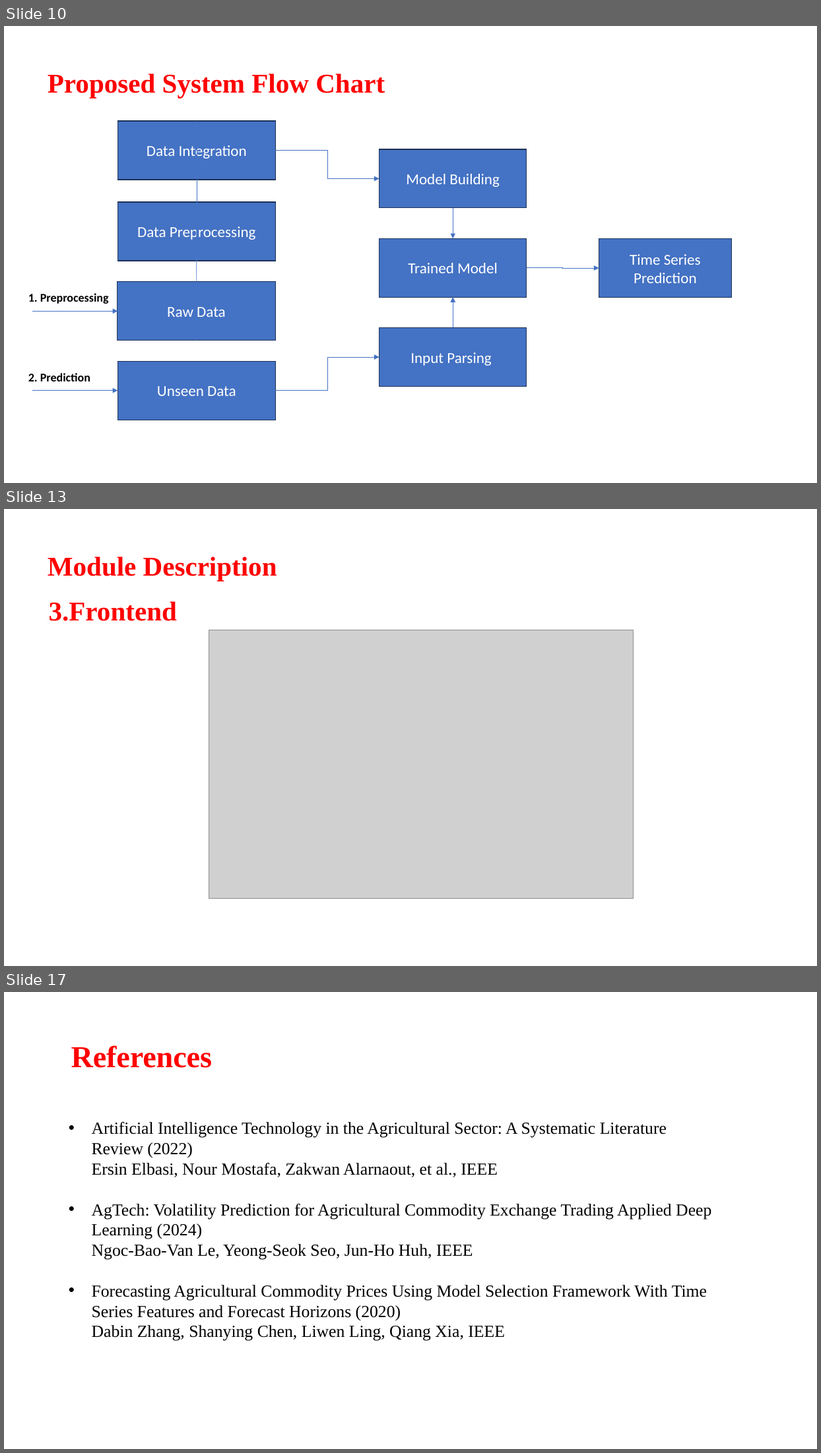
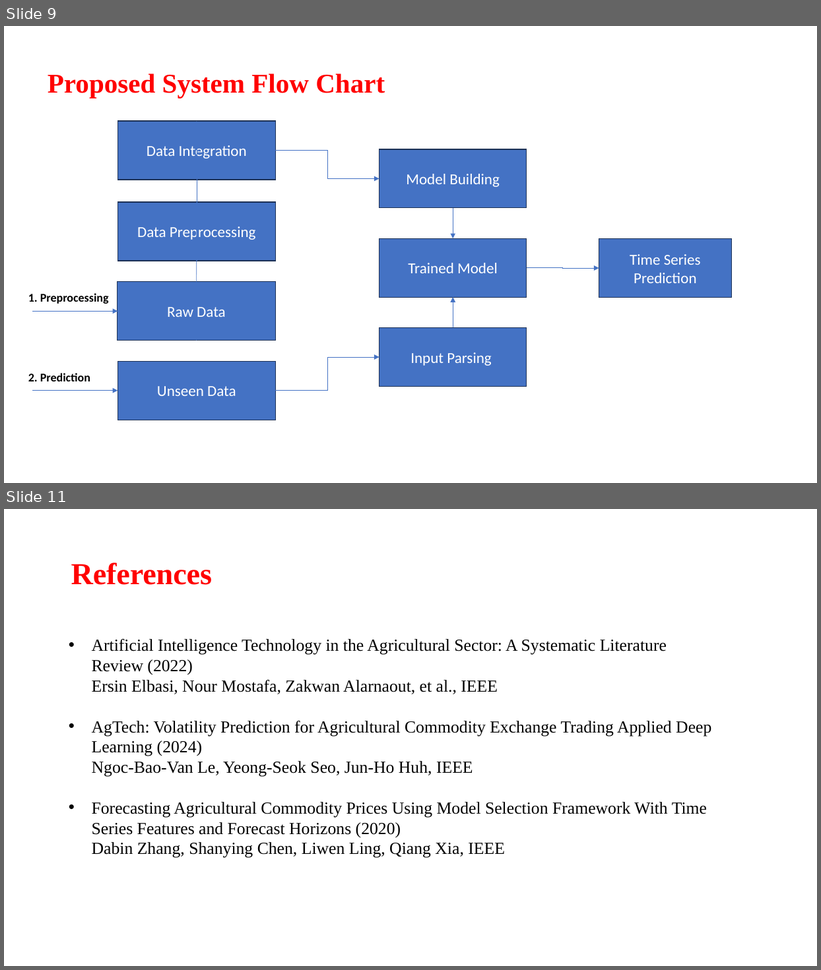
Before and after one commit to Aashif786/Coding_Assistant, a slide deck: ppts/0th Review.pptx. Shown one above the other, each under a label of ours: slides 10, 13 and 17 before the commit, slides 9 and 11 after it; the slides between them are not shown. The pictures are 821x1453 and 821x970 pixels, drawn with LibreOffice and Linux fonts; fonts in the diff are those of the drawing; grey boxes stand for pictures; background and template pictures are left out. Boxes give left, top, right and bottom in pixels: in the first picture for what was removed or moved away, otherwise in the second. Text is boxed around its words. In the diff, an @@ line names an element or a change of style, - is before the commit and + after.

```diff
--- a/ppts/0th Review.pptx
+++ b/ppts/0th Review.pptx
@@ slide 13 removed at (x1=4, y1=509, x2=817, y2=966), background picture (left out) @@
@@ text removed at (x1=48, y1=557, x2=277, y2=581) @@
-Module Description
@@ text removed at (x1=49, y1=601, x2=177, y2=621) @@
-3.Frontend
@@ picture removed at (x1=209, y1=630, x2=633, y2=899) @@
@@ what was slide 10 is now slide 9 @@
@@ what was slide 17 is now slide 11 @@
```
Also in this commit, not shown: 4 slides changed, 2 slides added, 11 other slides removed.
